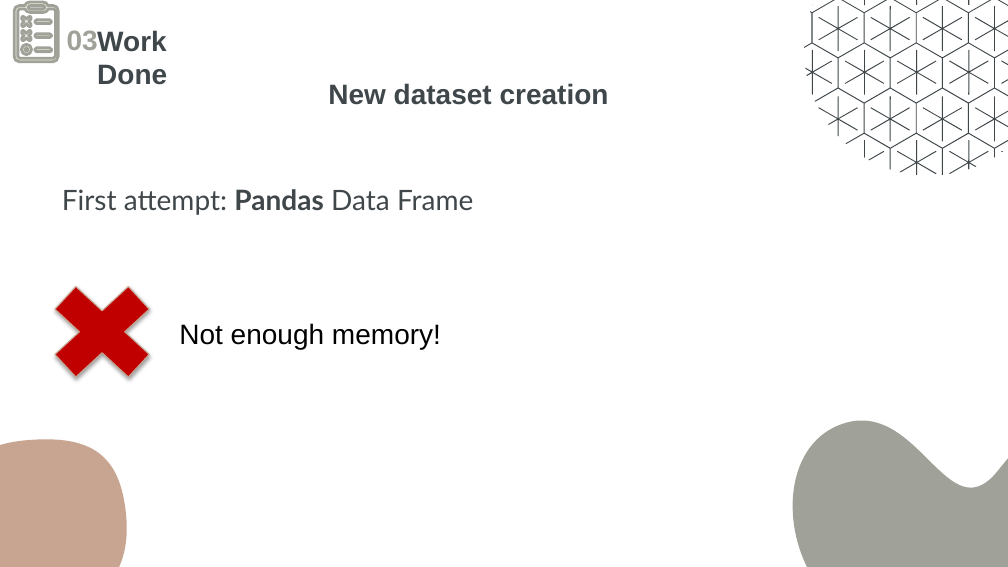
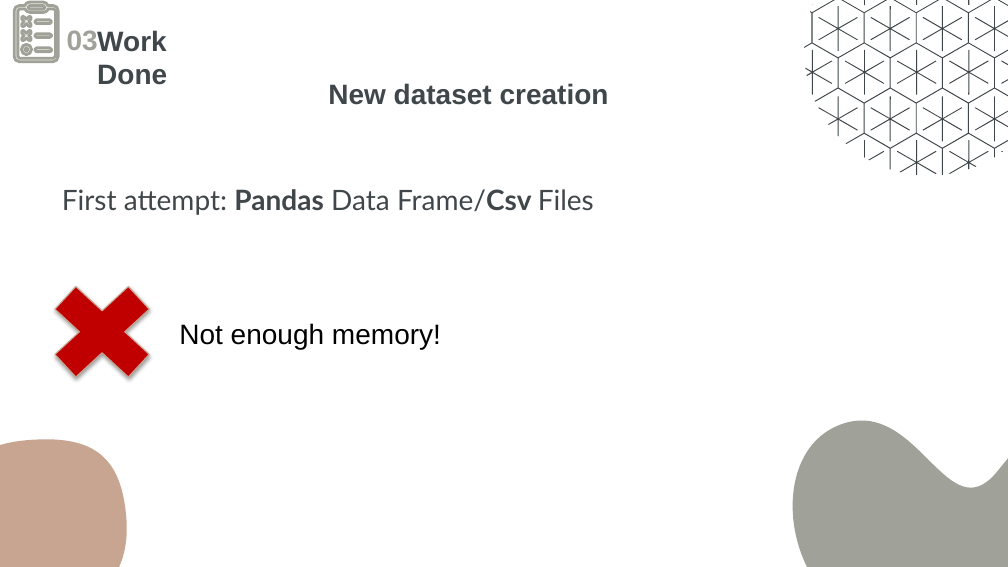
Before and after one commit to kariander1/FaceRecognition, a slide deck: slide 29 of Final Presentation.pptx. Drawn at 1008x567 pixels with LibreOffice and Linux fonts; fonts in the diff are those of the drawing. Boxes give left, top, right and bottom in pixels: in the first picture for what was removed or moved away, otherwise in the second. Text is boxed around its words. In the diff, an @@ line names an element or a change of style, - is before the commit and + after.

Commit message:
Added slides

```diff
--- a/Final Presentation.pptx
+++ b/Final Presentation.pptx
@@ subtitle at [62,189,594,215]: text changed @@
-First attempt: Pandas Data Frame
+First attempt: Pandas Data Frame/Csv Files
```
Also in this commit, not shown: 4 other slides changed, 7 slides added, 7 other files.
